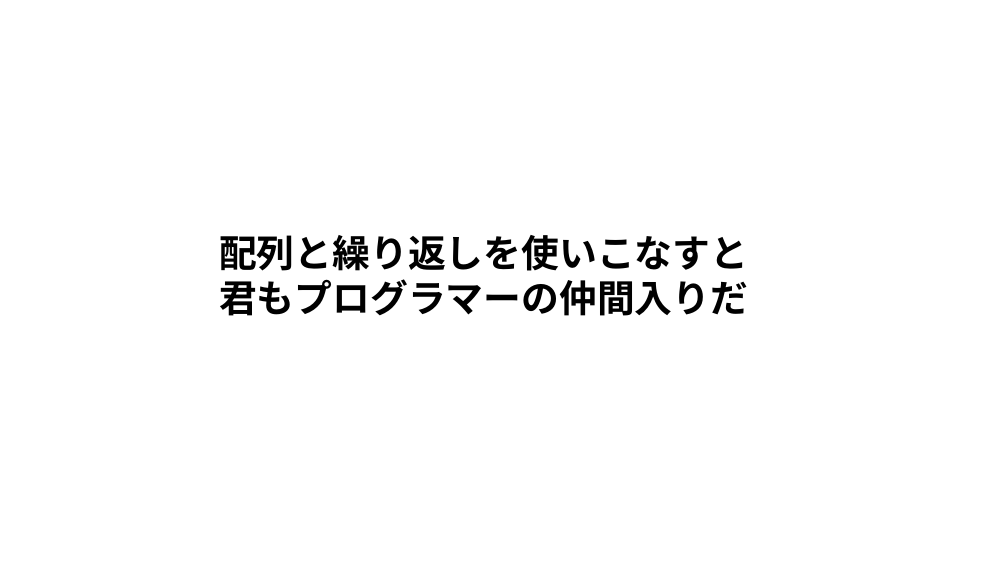
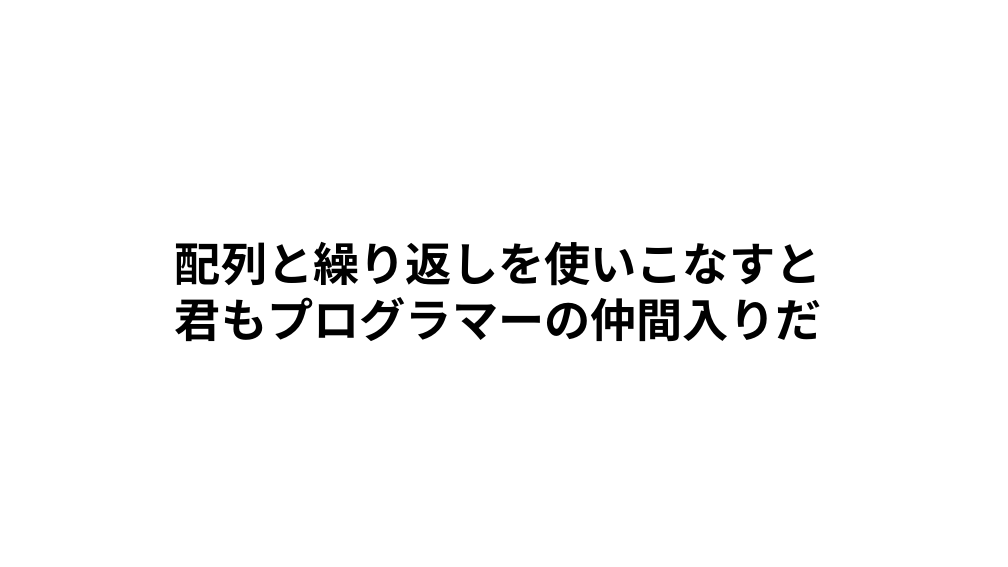
Before and after one commit to amami-harhid/p5jsPracticeSamples, a slide deck: slide 90 of Documents/p5Js_practice02.pptx (slide 67 before the commit). Drawn at 1008x567 pixels with LibreOffice and Linux fonts; fonts in the diff are those of the drawing. Boxes give left, top, right and bottom in pixels: in the first picture for what was removed or moved away, otherwise in the second. Text is boxed around its words. In the diff, an @@ line names an element or a change of style, - is before the commit and + after.

```diff
--- a/Documents/p5Js_practice02.pptx
+++ b/Documents/p5Js_practice02.pptx
@@ text "配列と繰り返しを使いこなすと": place and size @@
-text "配列と繰り返しを使いこなすと" at [219, 235, 748, 316]
+text "配列と繰り返しを使いこなすと" at [175, 242, 822, 341]
@@ text "配列と繰り返しを使いこなすと" at [175, 242, 822, 341]: size 36 to 44 pt @@
```
Also in this commit, not shown: 5 other slides changed, 42 slides added, 1 slide removed.
